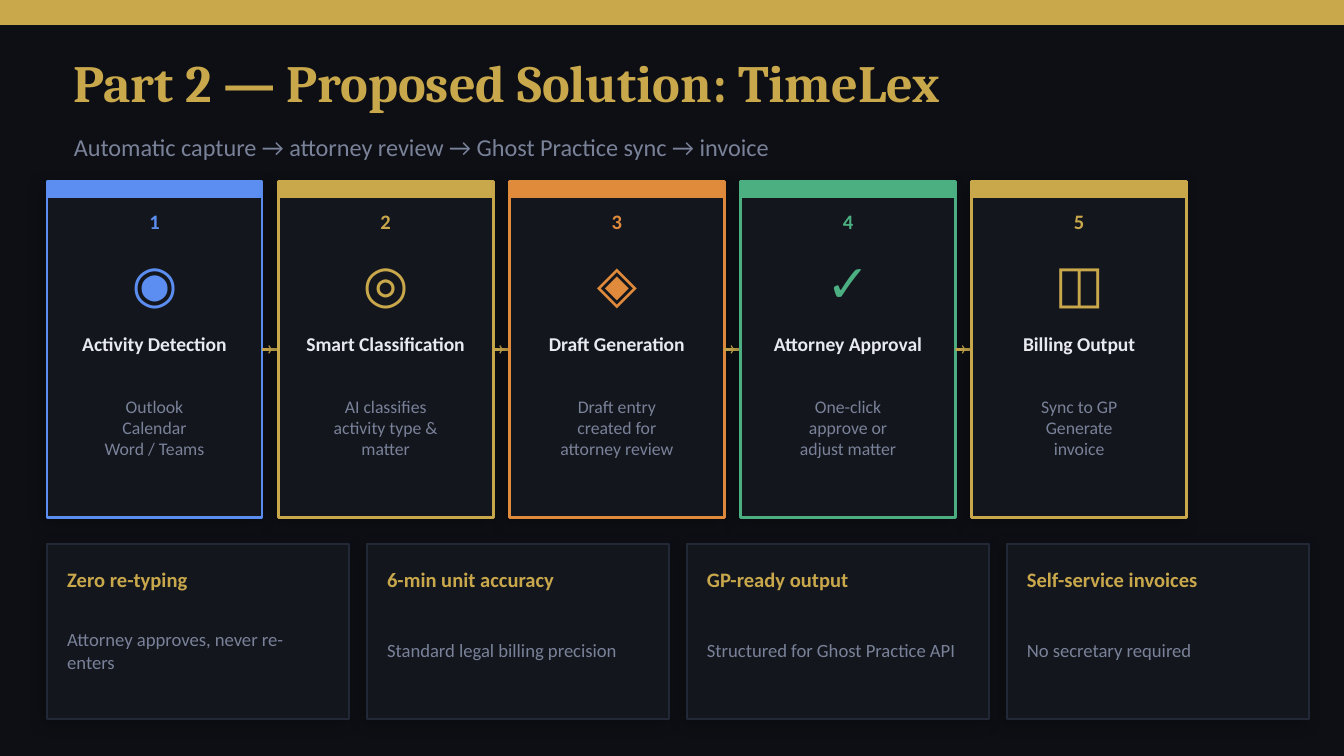
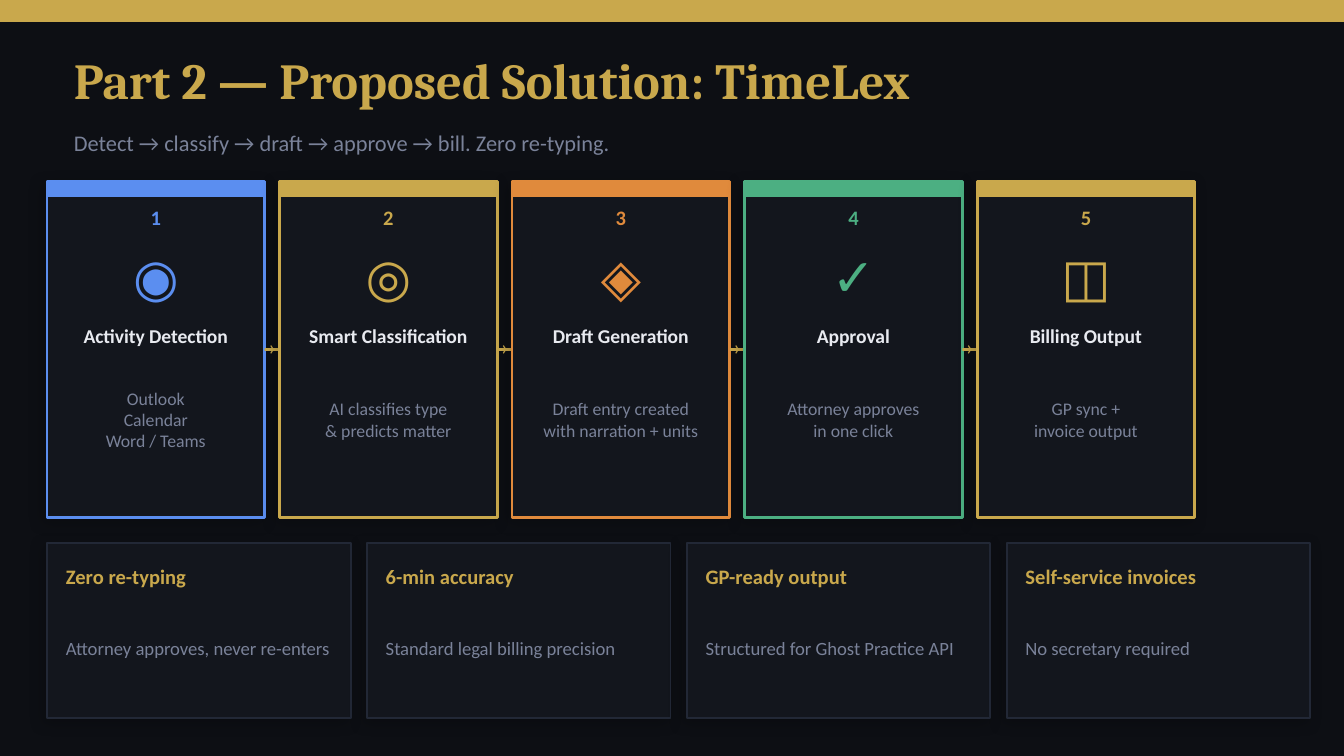
Before and after one commit to konethegreat/timelex-automated-time-tracking, a slide deck: slide 5 of timelex-presenation/TimeLex_Assessment_Presentation.pptx. Drawn at 1344x756 pixels with LibreOffice and Linux fonts; fonts in the diff are those of the drawing. Boxes give left, top, right and bottom in pixels: in the first picture for what was removed or moved away, otherwise in the second. Text is boxed around its words. In the diff, an @@ line names an element or a change of style, - is before the commit and + after.

Commit message:
Add initial presentation file for TimeLex Assessment

```diff
--- a/timelex-presenation/TimeLex_Assessment_Presentation.pptx
+++ b/timelex-presenation/TimeLex_Assessment_Presentation.pptx
@@ text "Part 2 — Proposed Solution: ..." at [74,64,910,110]: size 28 to 27 pt @@
@@ text at [74,135,609,155]: text changed; size 13 to 12 pt @@
-Automatic capture → attorney review → Ghost Practice sync → invoice
+Detect → classify → draft → approve → bill. Zero re-typing.
@@ text "1": place and size @@
-text "1" at [149,215,159,229]
+text "1" at [151,211,161,225]
@@ text "2": place and size @@
-text "2" at [380,215,390,229]
+text "2" at [383,211,393,225]
@@ rectangle: place and size @@
-rectangle at [278,181,493,517]
+rectangle at [280,181,497,517]
@@ rectangle: place and size @@
-rectangle at [278,181,493,198]
+rectangle at [280,181,497,196]
@@ text "3": place and size @@
-text "3" at [612,215,622,229]
+text "3" at [616,211,626,225]
@@ text "4": place and size @@
-text "4" at [843,215,853,229]
+text "4" at [848,211,858,225]
@@ text "5": place and size @@
-text "5" at [1074,215,1084,229]
+text "5" at [1081,211,1091,225]
@@ shadow changed in 9 elements at [47,181,265,517], [47,543,351,718], [367,543,671,718], [687,543,991,718], [1007,543,1310,718], [280,181,497,517], [512,181,730,517], [745,181,962,517], [977,181,1195,517] @@
@@ 4 texts: place and size @@
-4 texts at [47,245,493,455]
+4 texts at [47,239,497,447]
@@ 6 texts: place and size @@
-6 texts at [306,245,1187,355]
+6 texts at [309,239,1195,347]
@@ text at [817,329,890,346]: text changed @@
-Attorney Approval
+Approval
@@ 6 rectangles, 3 lines, 2 texts: place and size @@
-6 rectangles, 3 lines, 2 texts at [493,181,1187,517]
+6 rectangles, 3 lines, 2 texts at [497,181,1195,517]
@@ text at [329,403,451,440]: text changed @@
-AI classifies
-activity type &
-matter
+AI classifies type
+& predicts matter
@@ text at [543,403,698,437]: text changed @@
-Draft entry
-created for
-attorney review
+Draft entry created
+with narration + units
@@ text at [787,403,920,437]: text changed @@
-One-click
-approve or
-adjust matter
+Attorney approves
+in one click
@@ text at [1034,403,1138,440]: text changed @@
-Sync to GP
-Generate
-invoice
+GP sync +
+invoice output
@@ text at [386,569,514,587]: text changed @@
-6-min unit accuracy
+6-min accuracy
@@ text "Attorney approves, never re-enters" rewrapped from [67,634,283,669] to [66,643,330,658] @@
```
Also in this commit, not shown: 16 other slides changed, 1 slide added, 2 other files.
